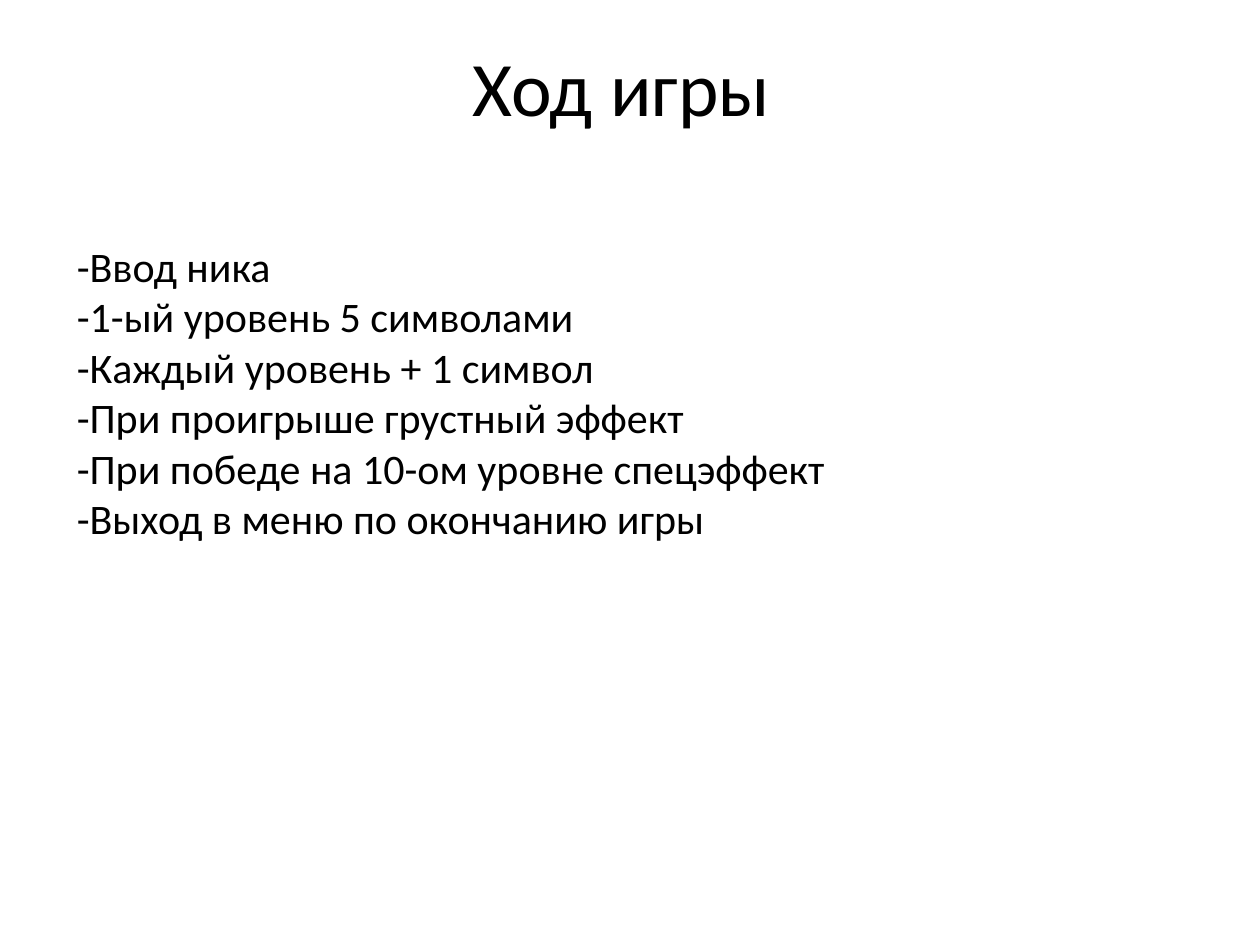
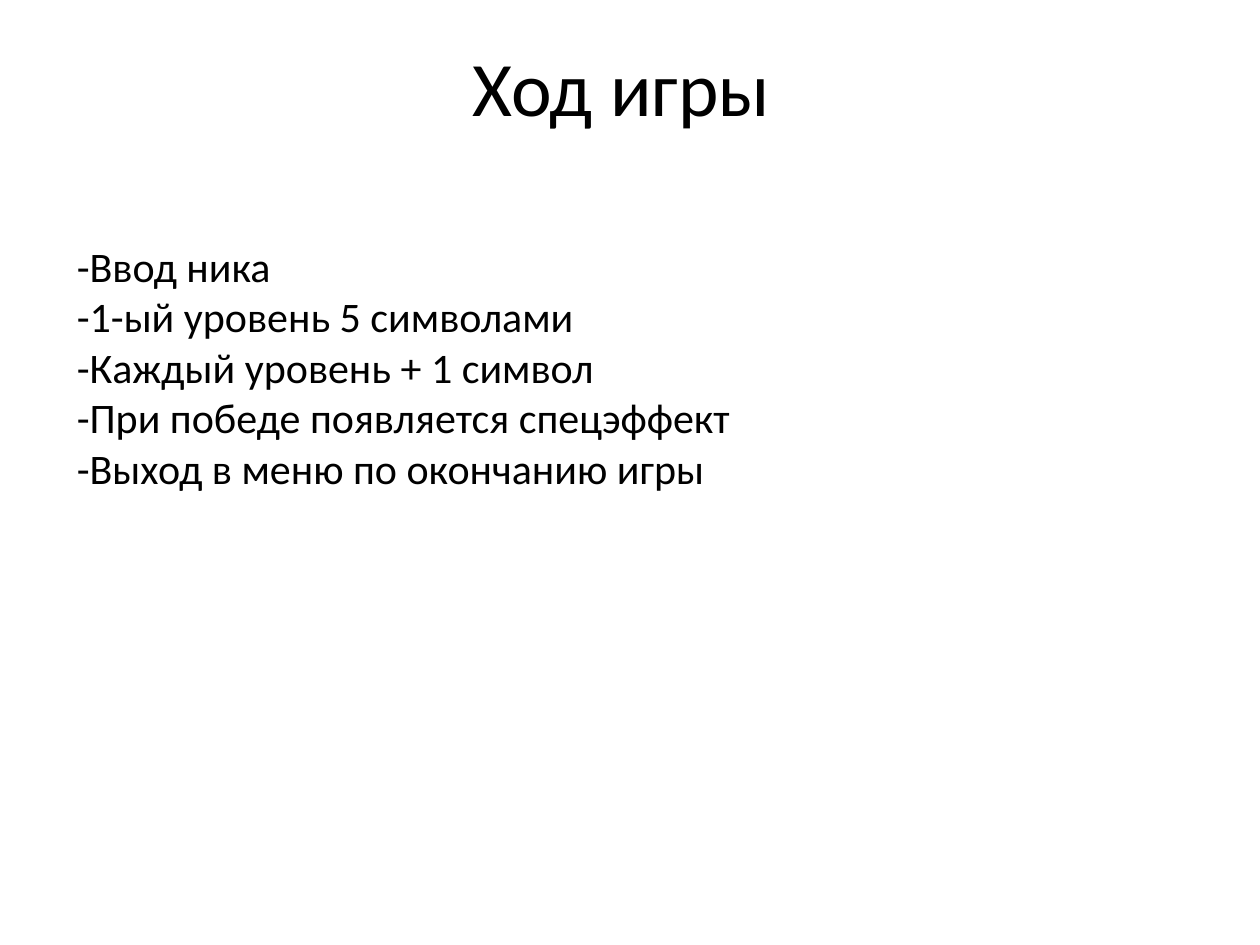
Before and after one commit to lordVASENT/Project_game, a slide deck: slide 4 of Игра_преза.pptx. Drawn at 1260x945 pixels with LibreOffice and Linux fonts; fonts in the diff are those of the drawing. Boxes give left, top, right and bottom in pixels: in the first picture for what was removed or moved away, otherwise in the second. Text is boxed around its words. In the diff, an @@ line names an element or a change of style, - is before the commit and + after.

```diff
--- a/Игра_преза.pptx
+++ b/Игра_преза.pptx
@@ text at (77,404,730,440): text changed @@
--При проигрыше грустный эффект
--При победе на 10-ом уровне спецэффект
+-При победе появляется спецэффект
```
